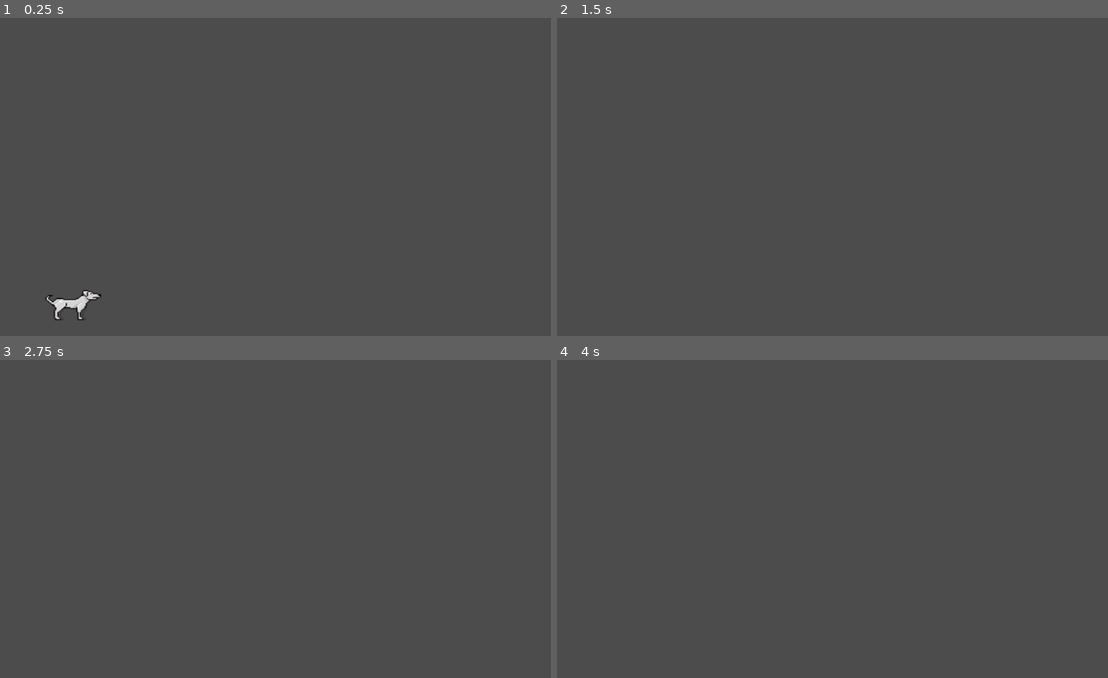
Above: before the commit, frames 1-4 (two rows, left to right).
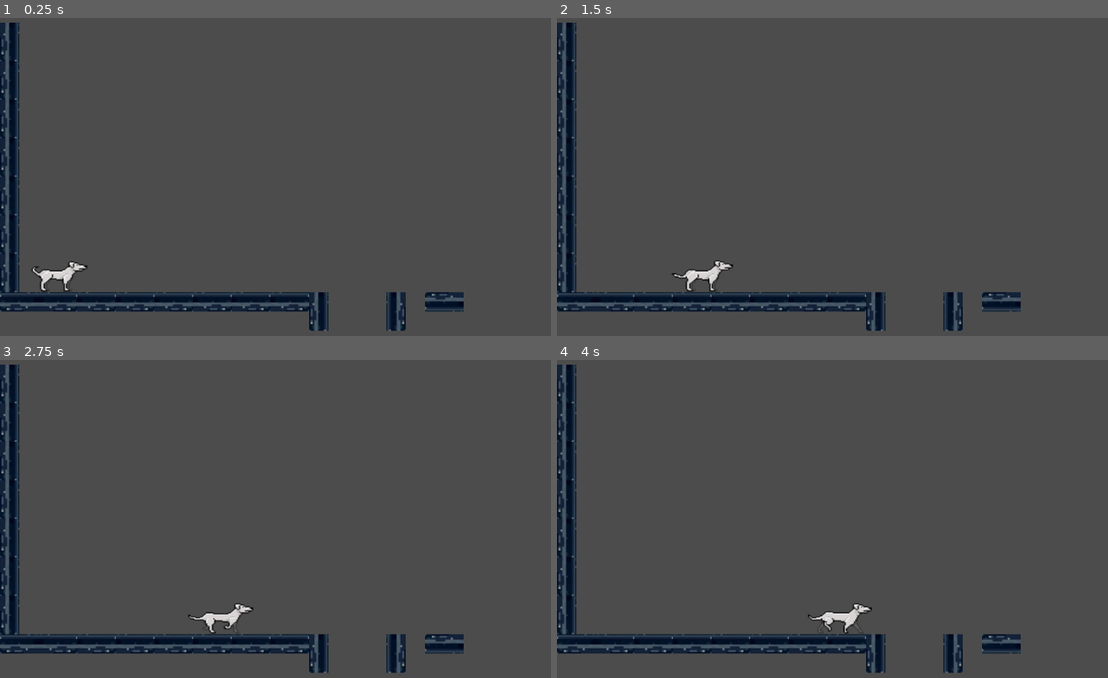
Above: after the commit, the same moments.

Repository: zrock-dev/la_fosa
Game: Godot game, scene res://src/game/Game.tscn
Two runs of this game, one before a commit and one after it. Both use one fixed random seed, a clock stepped at 60 frames per second and the inputs below. Before the commit the project starts from res://src/dog/player.tscn.
Inputs:
- Up to frame 1 (0.25 s): no input
- Up to frame 2 (1.5 s): hold Right (move_rigth) 0.53-1.28 s; hold Up (move_up) from 0.53 s (still down); tap Right (move_rigth) at 1.35 s
- Up to frame 3 (2.75 s): tap Enter at 2 s; release Up (move_up) at 2.03 s; hold Left (move_left) from 2.03 s (still down); hold Right (move_rigth) from 2.03 s (still down)
- Up to frame 4 (4 s): release Left (move_left) at 2.78 s; release Right (move_rigth) at 2.78 s; hold Up (move_up) from 2.78 s (still down); tap Right (move_rigth) at 2.85 s; hold Right (move_rigth) from 3.53 s (still down)

The runs differ from the first frame. In frame 1, 7.3% of the frame differs, in the area x 0-85%, y 1-99%; in frame 2, 7.3%; in frame 3, 7.3%; in frame 4, 7.3%.

Commit message:
maintenance

Diff:
--- a/project.godot
+++ b/project.godot
@@ -11,7 +11,7 @@
 [application]
 
 config/name="La Fosa"
-run/main_scene="res://src/dog/player.tscn"
+run/main_scene="res://src/game/Game.tscn"
 config/icon="res://icon.png"
 
 [gdnative]
--- a/src/dog/player.tscn
+++ b/src/dog/player.tscn
@@ -125,7 +125,7 @@
 animation = "walk"
 
 [sub_resource type="AnimationNodeBlendTree" id=13]
-graph_offset = Vector2( -577.5, -40.28 )
+graph_offset = Vector2( -508.619, 382 )
 nodes/down/node = SubResource( 14 )
 nodes/down/position = Vector2( -240, 140 )
 nodes/iddle/node = SubResource( 15 )
@@ -143,7 +143,7 @@
 nodes/up/position = Vector2( -240, 0 )
 nodes/waiking/node = SubResource( 12 )
 nodes/waiking/position = Vector2( -100, 280 )
-node_connections = [ "state", 0, "movement", "state", 1, "jump", "output", 0, "state", "movement", 0, "iddle", "movement", 1, "movement_time", "movement_time", 0, "waiking", "iddle", 0, "up", "iddle", 1, "down" ]
+node_connections = [ "state", 0, "movement", "state", 1, "jump", "output", 0, "state", "movement", 0, "iddle", "movement", 1, "movement_time", "iddle", 0, "up", "iddle", 1, "down", "movement_time", 0, "waiking" ]
 
 [node name="player" type="KinematicBody2D"]
 position = Vector2( 90, 511 )
--- a/src/game/Game.tscn
+++ b/src/game/Game.tscn
@@ -38,7 +38,7 @@
 [node name="TileMap" type="TileMap" parent="."]
 tile_set = SubResource( 2 )
 format = 1
-tile_data = PoolIntArray( 65536, -536870912, 0, 131072, -536 …(322 unchanged characters)… 8, -1073741824, 0, 524299, 1073741824, 0, 524300, 1073741824, 0, 524301, 1073741824, 0, 524302, 1073741824, 0 )
+tile_data = PoolIntArray( 65536, -536870912, 0, 131072, -536 …(322 unchanged characters)… 8, -1073741824, 0, 524299, 1073741824, 0 )
 
 [node name="Player" parent="." instance=ExtResource( 2 )]
 position = Vector2( 66, 506 )
